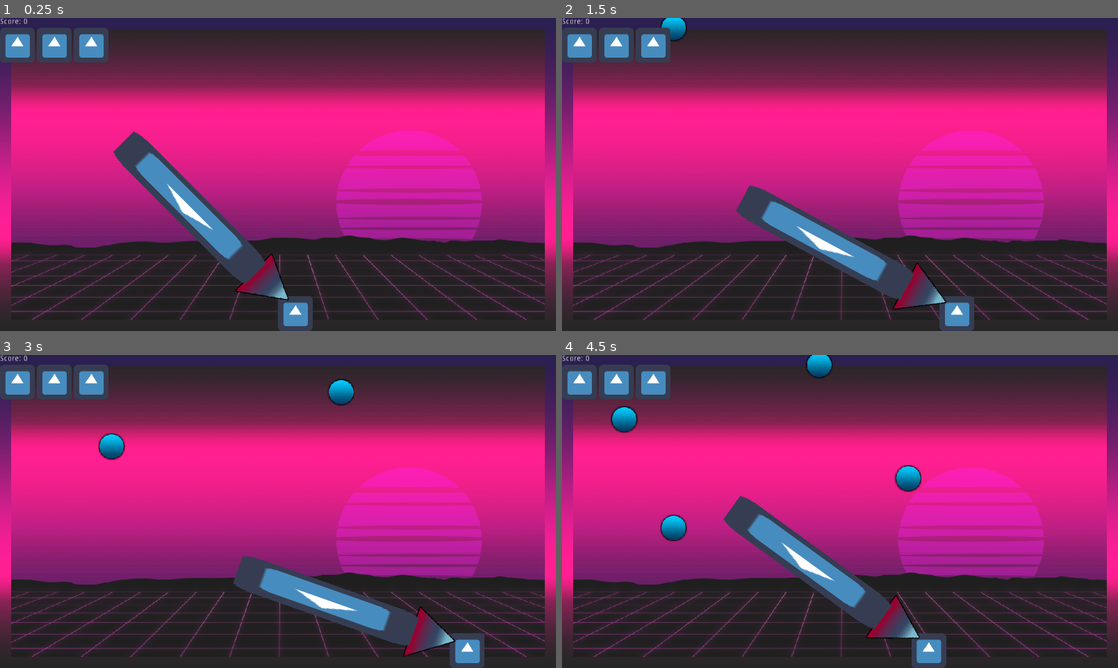
Above: before the commit, frames 1-4 (two rows, left to right).
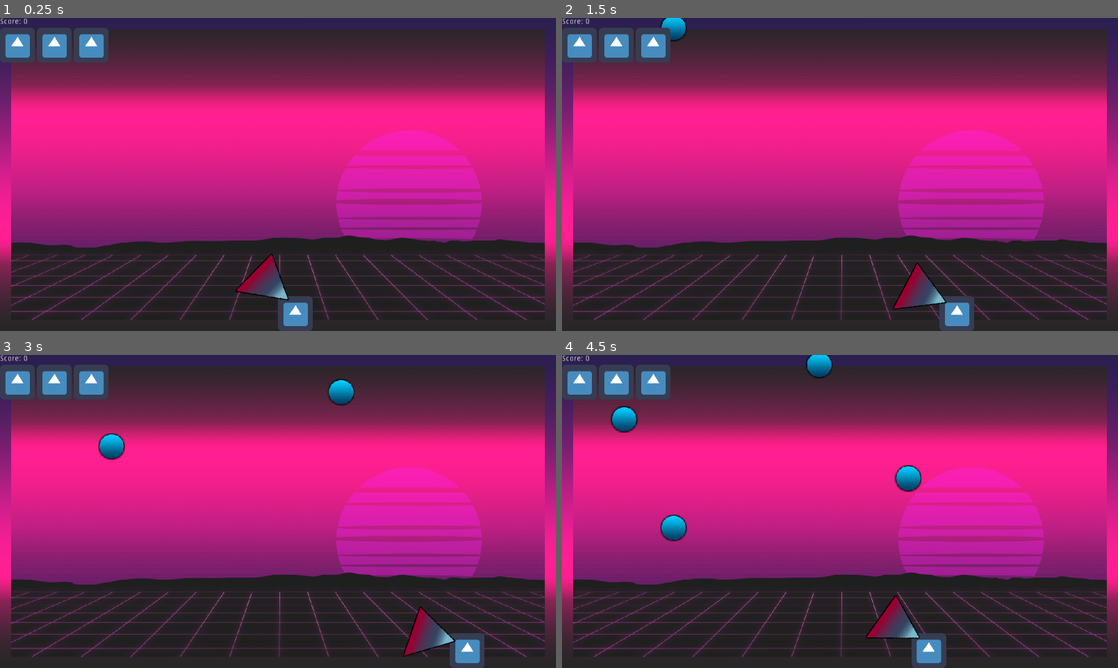
Above: after the commit, the same moments.

Repository: Koumarin/vacuum
Game: Godot game, scene res://scn/main.tscn
The game is run twice, just before and just after one commit, with the same random seed, the same clock (stepped at 60 frames per second) and the same inputs. The engine's default icon, where the game draws it, is replaced by a stand-in: a white triangle on a blue panel in a dark square.
Inputs (mouse positions are in pixels of both pictures, inside the frame that each line leads up to):
- Up to frame 1 (0.25 s): no input
- Up to frame 2 (1.5 s): tap Enter at 0.5 s; move the mouse to (962, 158) at 0.52 s; press the mouse at (962, 158) at 0.53 s; hold D (move-right) 0.53-1.28 s; move the mouse to (728, 190) at 1.27 s; release the mouse at (728, 190) at 1.28 s; hold A (move-left) from 1.28 s (still down); click (728, 190) at 1.35 s
- Up to frame 3 (3 s): move the mouse to (333, 442) at 2.02 s; release A (move-left) at 2.03 s; press the mouse at (333, 442) at 2.03 s; hold D (move-right) from 2.03 s (still down); move the mouse to (250, 574) at 2.77 s; release the mouse at (250, 574) at 2.78 s; click (250, 574) at 2.85 s
- Up to frame 4 (4.5 s): move the mouse to (1006, 558) at 3.52 s; release D (move-right) at 3.53 s; press the mouse at (1006, 558) at 3.53 s; hold A (move-left) from 3.53 s (still down); move the mouse to (673, 464) at 4.27 s; release the mouse at (673, 464) at 4.28 s; click (673, 464) at 4.35 s

The runs differ from the first frame. In frame 1, 3.7% of the frame differs, in the area x 20-48%, y 36-86%; in frame 2, 3.7%; in frame 3, 3.7%; in frame 4, 3.7%.

Commit message:
only display suction sprite when active

Diff:
--- a/scn/main.tscn
+++ b/scn/main.tscn
@@ -54,7 +54,8 @@
 
 export var force: float
 
-onready var suction_area := $SuctionArea
+onready var suction_area   := $SuctionArea
+onready var suction_sprite := $SuctionArea/Sprite
 
 func _process(_dt: float) -> void:
 	look_at(get_global_mouse_position())
@@ -63,9 +64,11 @@
 	if event.is_action_pressed('activate'):
 		monitoring              = true
 		suction_area.monitoring = true
+		suction_sprite.visible  = true
 	elif event.is_action_released('activate'):
 		monitoring              = false
 		suction_area.monitoring = false
+		suction_sprite.visible  = false
 "
 
 [sub_resource type="RectangleShape2D" id=3]
@@ -186,6 +189,7 @@
 shape = SubResource( 9 )
 
 [node name="Sprite" type="Sprite" parent="Player/Vacuum/SuctionArea"]
+visible = false
 position = Vector2( 276, -1 )
 scale = Vector2( 5.375, 1 )
 texture = ExtResource( 1 )
